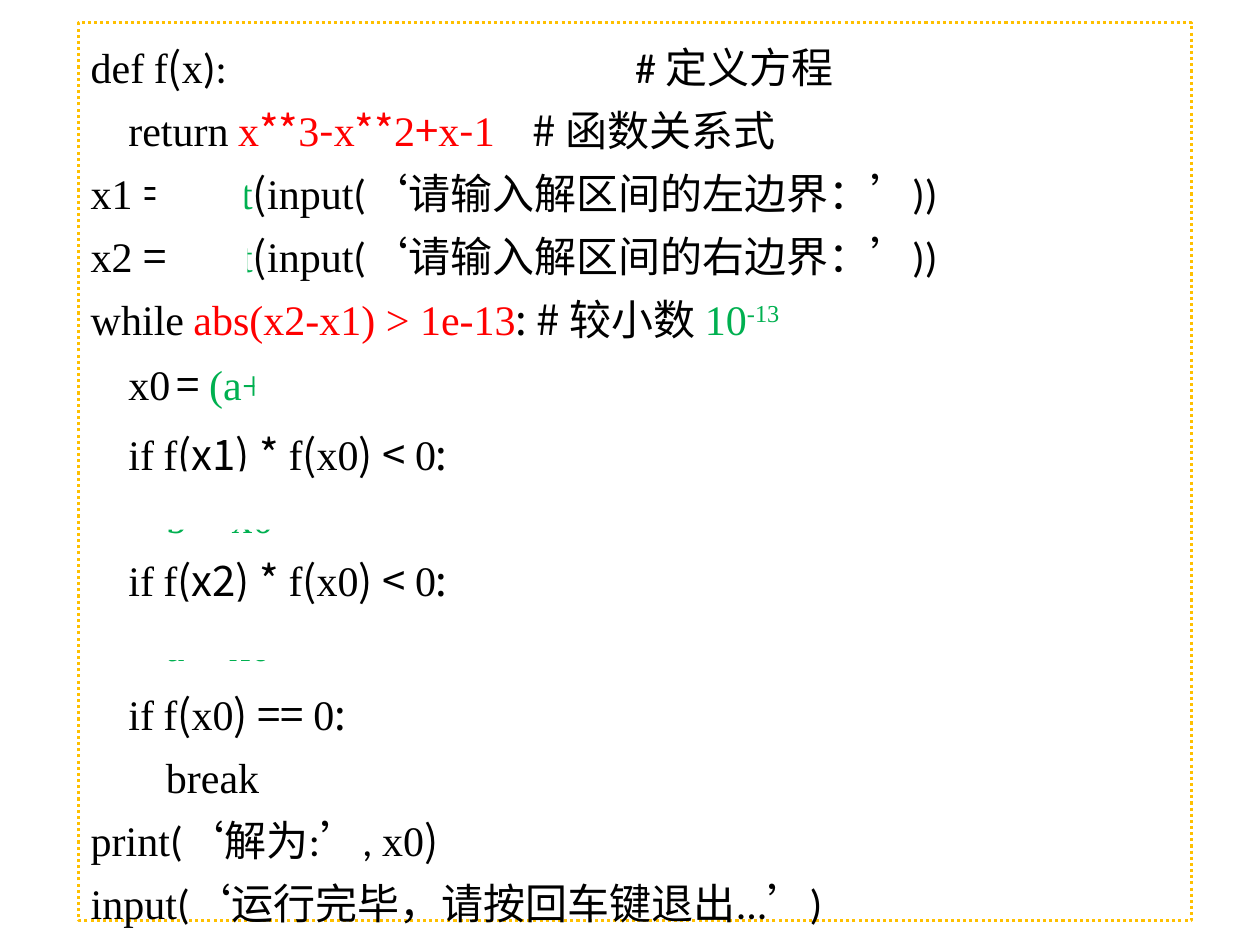
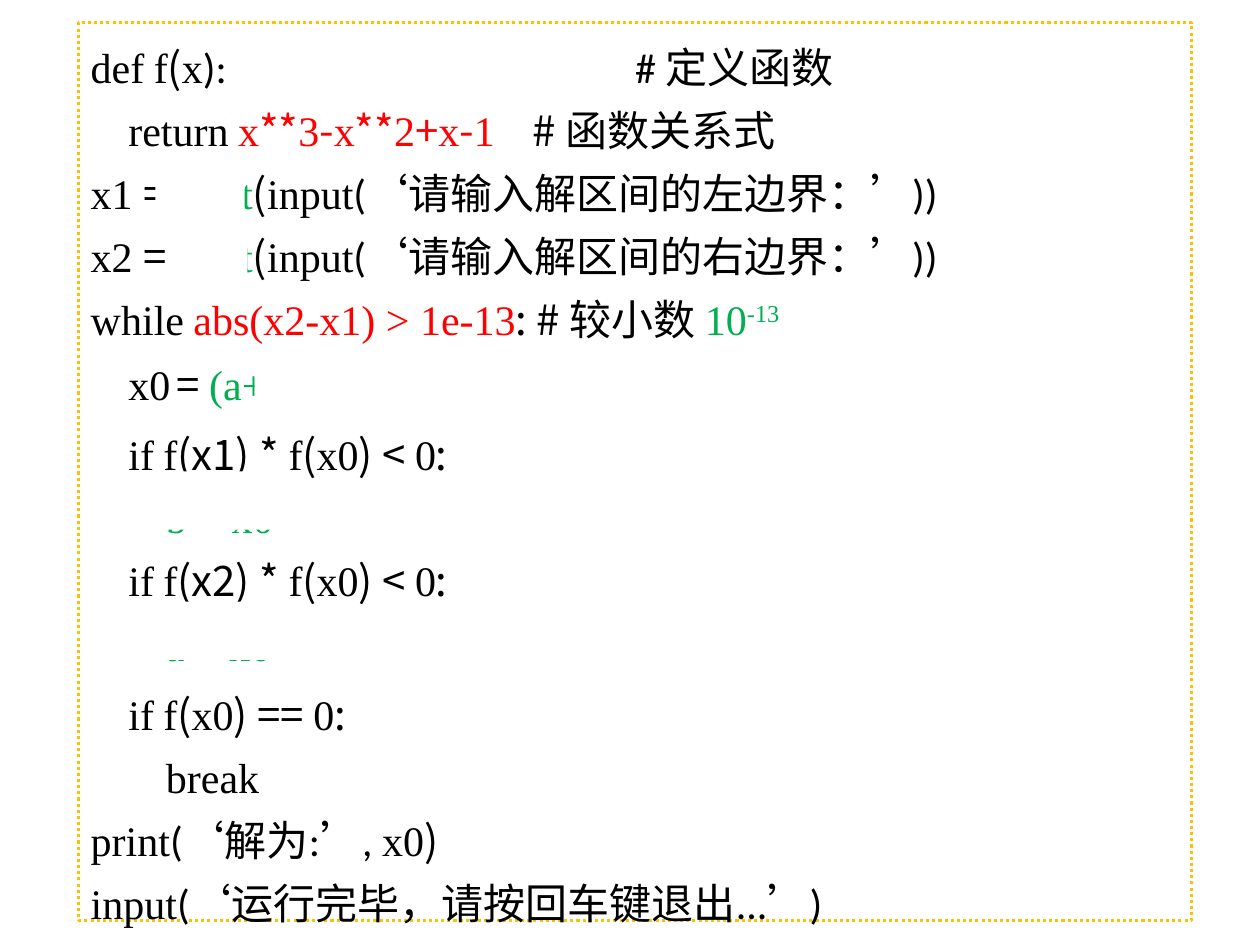
Before and after one commit to hongm32/2020design, a slide deck: slide 14 of 【第12课】二分算法/【第12课】二分算法.pptx. Drawn at 1260x945 pixels with LibreOffice and Linux fonts; fonts in the diff are those of the drawing. Boxes give left, top, right and bottom in pixels: in the first picture for what was removed or moved away, otherwise in the second. Text is boxed around its words. In the diff, an @@ line names an element or a change of style, - is before the commit and + after.

```diff
--- a/【第12课】二分算法/【第12课】二分算法.pptx
+++ b/【第12课】二分算法/【第12课】二分算法.pptx
@@ text in rectangle at [91, 47, 834, 91]: text changed @@
-def f(x): # 定义方程
+def f(x): # 定义函数
```
Also in this commit, not shown: 2 other slides changed, 6 other files.
